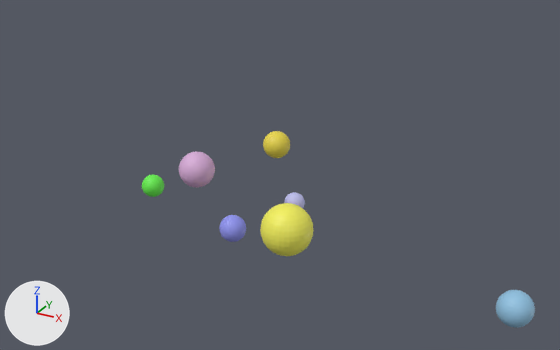
What one commit did to the Blender file Planets.blend.
Before and after are seen from a 50 mm camera at (12.3, -22.9, 13.6) aimed at (-0.9, 1.1, 1.6). The lights are fixed; the arrows at lower left show +X, +Y and +Z.

In view in the first picture: 'P1', 'P2', 'P3', 'P4', 'P5', 'P6', 'Sun'.
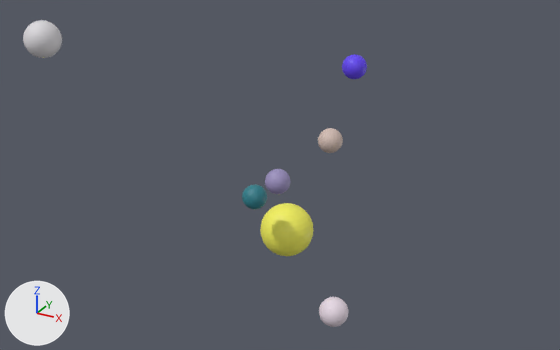
Changed parts and their boxes (x1, y1, x2, y2) in the pictures (560 x 350 px):
'P5', reshaped, moved (43% wider, 39% taller)
    before: (219, 215, 246, 242)
    after: (23, 20, 62, 58)
'P4', reshaped, moved (35% narrower, 33% shorter)
    before: (496, 290, 535, 328)
    after: (318, 128, 343, 153)
'P1', reshaped, moved (30% narrower, 32% shorter)
    before: (179, 151, 215, 188)
    after: (242, 184, 267, 209)
'P3', reshaped, moved (7% narrower, 7% shorter)
    before: (263, 131, 290, 158)
    after: (265, 169, 290, 194)
'P2', reshaped, moved
    before: (284, 192, 305, 208)
    after: (319, 297, 349, 327)
'P6', reshaped, moved (13% wider, 13% taller)
    before: (142, 175, 164, 197)
    after: (342, 54, 367, 79)

The change, as a diff of the scene's bpy script:
```diff
--- a/Planets.blend.py
+++ b/Planets.blend.py
@@ me_sphere_112 @@
 # used by ob_p1; parent = ob_sun; location = (-3.722, -0.39, 1.836)
-me_sphere_112.from_pydata(...)  # 482 vertices, 512 faces; spans x -0.693..0.693, y -0.693..0.693, z -0.693..0.693
-me_sphere_112.materials.append(mat_spherematerial_140)  # pink #d9add9
+me_sphere_112.from_pydata(...)  # 482 vertices, 512 faces; spans x -0.437..0.437, y -0.437..0.437, z -0.437..0.437
+# me_sphere_112 part 1: 482 vertices removed from x -0.693..0.693, y -0.693..0.693, z -0.693..0.693; 482 vertices added at x -0.437..0.437, y -0.437..0.437, z -0.437..0.437, forming a UV sphere (32 segments, 16 rings, poles along z)
+me_sphere_112.materials.append(mat_spherematerial_161)  # cyan #287e8a
@@ me_sphere_113 @@
 # used by ob_p2; parent = ob_sun; location = (-1.116, 2.74, -0.289)
-me_sphere_113.from_pydata(...)  # 482 vertices, 512 faces; spans x -0.421..0.421, y -0.421..0.421, z -0.421..0.421
-me_sphere_113.materials.append(mat_spherematerial_141)  # blue #bebeef
+me_sphere_113.from_pydata(...)  # 482 vertices, 512 faces; spans x -0.526..0.526, y -0.526..0.526, z -0.526..0.526
+# me_sphere_113 part 2: 482 vertices removed from x -0.421..0.421, y -0.421..0.421, z -0.421..0.421; 482 vertices added at x -0.526..0.526, y -0.526..0.526, z -0.526..0.526, forming a UV sphere (32 segments, 16 rings, poles along z)
+me_sphere_113.materials.append(mat_spherematerial_162)  # white #e6d8e4
@@ me_sphere_114 @@
 # used by ob_p3; parent = ob_sun; location = (0.442, -1.577, 4.055)
-me_sphere_114.from_pydata(...)  # 482 vertices, 512 faces; spans x -0.458..0.458, y -0.458..0.458, z -0.458..0.458
-me_sphere_114.materials.append(mat_spherematerial_142)  # yellow #e9d545
+me_sphere_114.from_pydata(...)  # 482 vertices, 512 faces; spans x -0.424..0.424, y -0.424..0.424, z -0.424..0.424
+# me_sphere_114 part 3: 482 vertices removed from x -0.458..0.458, y -0.458..0.458, z -0.458..0.458; 482 vertices added at x -0.424..0.424, y -0.424..0.424, z -0.424..0.424, forming a UV sphere (32 segments, 16 rings, poles along z)
+me_sphere_114.materials.append(mat_spherematerial_163)  # purple #9a8fbe
@@ me_sphere_115 @@
 # used by ob_p4; parent = ob_sun; location = (8.398, 1.199, -1.529)
-me_sphere_115.from_pydata(...)  # 482 vertices, 512 faces; spans x -0.654..0.654, y -0.654..0.654, z -0.654..0.654
-me_sphere_115.materials.append(mat_spherematerial_143)  # blue #90c1e1
+me_sphere_115.from_pydata(...)  # 482 vertices, 512 faces; spans x -0.564..0.564, y -0.564..0.564, z -0.564..0.564
+# me_sphere_115 part 4: 482 vertices removed from x -0.654..0.654, y -0.654..0.654, z -0.654..0.654; 482 vertices added at x -0.564..0.564, y -0.564..0.564, z -0.564..0.564, forming a UV sphere (32 segments, 16 rings, poles along z)
+me_sphere_115.materials.append(mat_spherematerial_164)  # light grey #d2bcb2
@@ me_sphere_116 @@
 # used by ob_p5; parent = ob_sun; location = (-0.331, -3.238, 1.45)
-me_sphere_116.from_pydata(...)  # 482 vertices, 512 faces; spans x -0.456..0.456, y -0.456..0.456, z -0.456..0.456
-me_sphere_116.materials.append(mat_spherematerial_144)  # blue #9094f0
+me_sphere_116.from_pydata(...)  # 482 vertices, 512 faces; spans x -0.547..0.547, y -0.547..0.547, z -0.547..0.547
+# me_sphere_116 part 5: 482 vertices removed from x -0.456..0.456, y -0.456..0.456, z -0.456..0.456; 482 vertices added at x -0.547..0.547, y -0.547..0.547, z -0.547..0.547, forming a UV sphere (32 segments, 16 rings, poles along z)
+me_sphere_116.materials.append(mat_spherematerial_165)  # light grey #dedbdf
@@ me_sphere_117 @@
 # used by ob_p6; parent = ob_sun; location = (-6.9, 0.843, -0.0348)
-me_sphere_117.from_pydata(...)  # 482 vertices, 512 faces; spans x -0.475..0.475, y -0.475..0.475, z -0.475..0.475
-me_sphere_117.materials.append(mat_spherematerial_145)  # green #66f04c
+me_sphere_117.from_pydata(...)  # 482 vertices, 512 faces; spans x -0.619..0.619, y -0.619..0.619, z -0.619..0.619
+# me_sphere_117 part 6: 482 vertices removed from x -0.475..0.475, y -0.475..0.475, z -0.475..0.475; 482 vertices added at x -0.619..0.619, y -0.619..0.619, z -0.619..0.619, forming a UV sphere (32 segments, 16 rings, poles along z)
+me_sphere_117.materials.append(mat_spherematerial_166)  # blue #6242f5
@@ ob_p1 @@
 ob_p1.parent = ob_sun
-ob_p1.location = (-3.722, -0.39, 1.836)
+ob_p1.location = (-0.313, -1.803, 2.033)
@@ ob_p2 @@
 ob_p2.parent = ob_sun
-ob_p2.location = (-1.116, 2.74, -0.289)
+ob_p2.location = (2.711, -1.52, -1.899)
@@ ob_p3 @@
 ob_p3.parent = ob_sun
-ob_p3.location = (0.442, -1.577, 4.055)
+ob_p3.location = (0.896, -2.328, 3.089)
@@ ob_p4 @@
 ob_p4.parent = ob_sun
-ob_p4.location = (8.398, 1.199, -1.529)
+ob_p4.location = (-1.59, 7.08, 0.89)
@@ ob_p5 @@
 ob_p5.parent = ob_sun
-ob_p5.location = (-0.331, -3.238, 1.45)
+ob_p5.location = (-4.699, -6.473, 8.09)
@@ ob_p6 @@
 ob_p6.parent = ob_sun
-ob_p6.location = (-6.9, 0.843, -0.0348)
+ob_p6.location = (-2.631, 11.95, 2.981)
```
